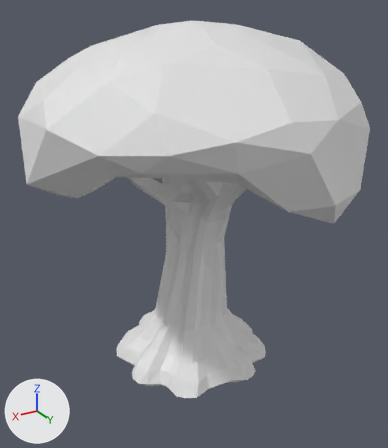
An edit to the FBX model resources/meshes/thicc_tree_1.fbx, drawn before and after from the same camera.
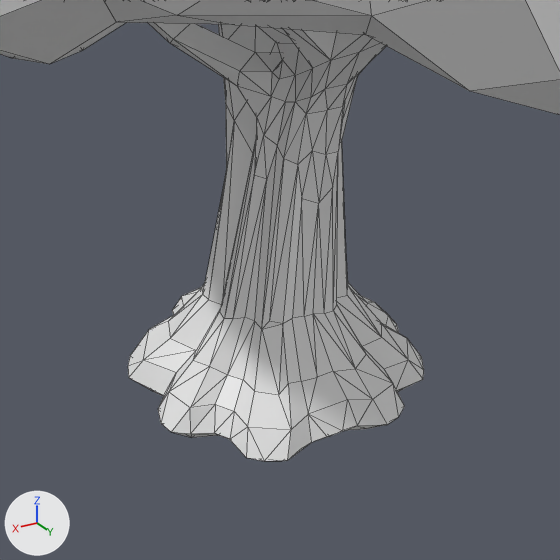
Old and new are each drawn whole from a camera (50 mm lens) standing at (8.63, 14.55, 12.37) and looking at (-0.25, -0.23, 4.98) and again close up on the part from 13% to 86% of the width and 37% to 100% of the height. Every picture has the same lights, and +X, +Y and +Z are marked at lower left. The close-ups show mesh edges as thin lines.
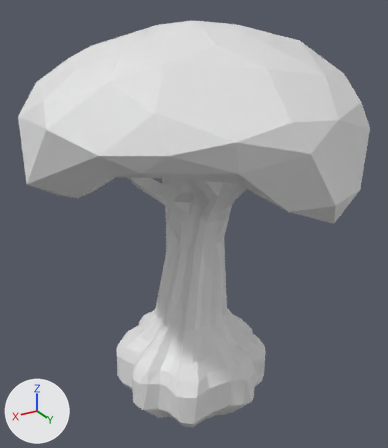
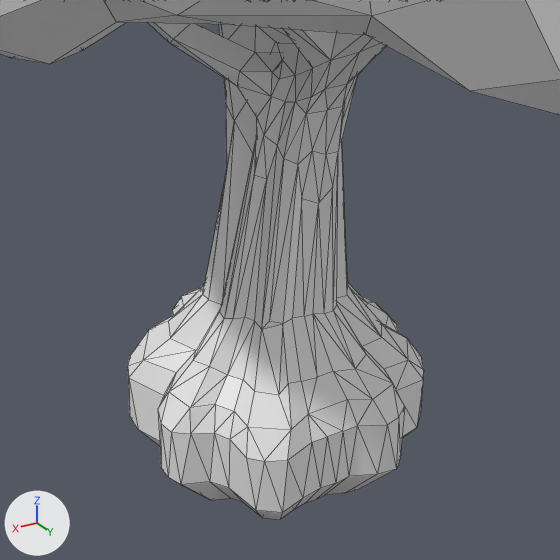
Pixel boxes (x1, y1, x2, y2) of what changed, in the close-ups (560 x 560 px):
'Cylinder', reshaped (13% taller): before (128, 23, 424, 461); after (128, 23, 424, 520)
part 1 of me_cylinder_001, built on: before (137, 381, 419, 461); after (128, 312, 423, 520)

Edits to the bpy script that builds the scene:
```text
Change me_cylinder_001:
    used by ob_cylinder; location = (0.0, 0.0, 0.0)
    remove me_cylinder_001.from_pydata(...)  # 343 vertices, 585 faces; spans x -3.86..3.07, y -5.24..4.47, z -0.42..8.74
    add me_cylinder_001.from_pydata(...)  # 381 vertices, 623 faces; spans x -3.86..3.07, y -5.24..4.47, z -2.65..8.74
    me_cylinder_001 part 1
    1 vertex is removed from x -0.02, y -0.04, z -0.42
    38 faces are deleted
    38 vertices move from x -2.41..2.33, y -2.55..2.26, z -0.29..-0.27 to x -2.72..2.64, y -2.89..2.55, z -1.13..-1.11
    39 vertices are added at x -1.94..1.88, y -2.1..1.79, z -2.65..-2.05
    76 new faces join them
```
